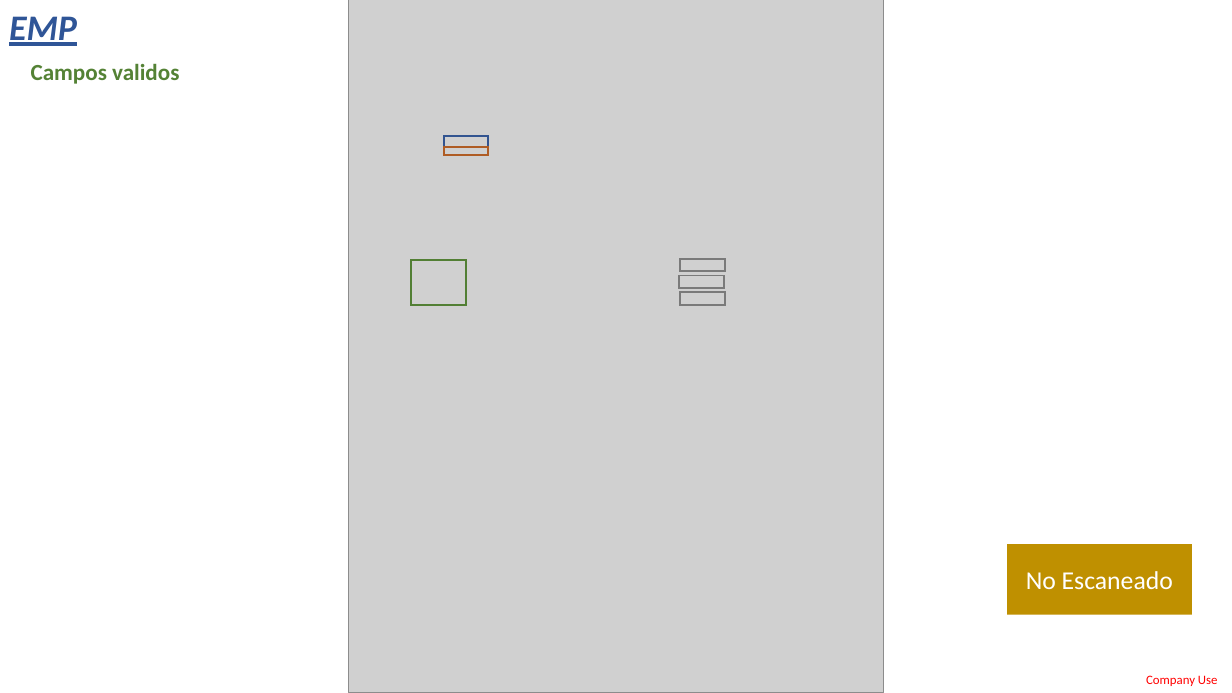
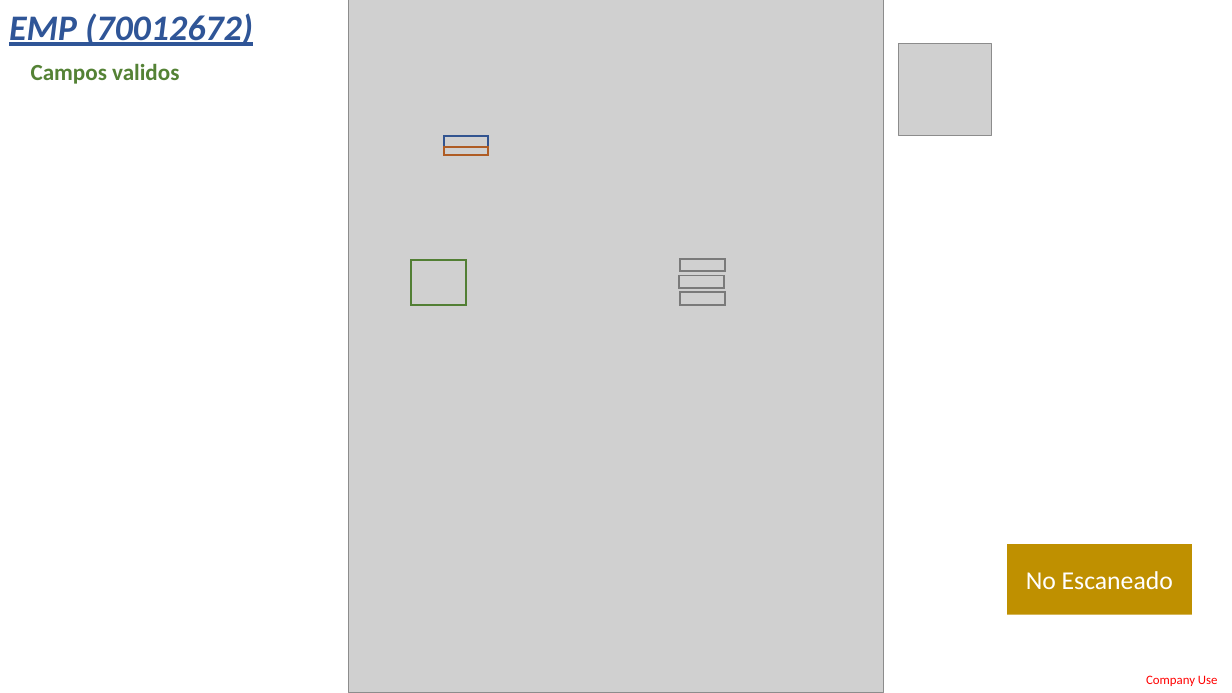
Before and after one commit to LobatoJaime/Bot-Creacion-de-Pedidos, a slide deck: slide 3 of AI_Engine/Info/ExtraccionDatos.pptx (slide 5 before the commit). Drawn at 1232x693 pixels with LibreOffice and Linux fonts; fonts in the diff are those of the drawing; grey boxes stand for pictures. Boxes give left, top, right and bottom in pixels: in the first picture for what was removed or moved away, otherwise in the second. Text is boxed around its words. In the diff, an @@ line names an element or a change of style, - is before the commit and + after.

```diff
--- a/AI_Engine/Info/ExtraccionDatos.pptx
+++ b/AI_Engine/Info/ExtraccionDatos.pptx
@@ text at (9,13,253,46): text changed @@
-EMP
+EMP (70012672)
@@ picture added at (899,43,992,136) @@
```
Also in this commit, not shown: 14 other slides changed, 1 other file.
